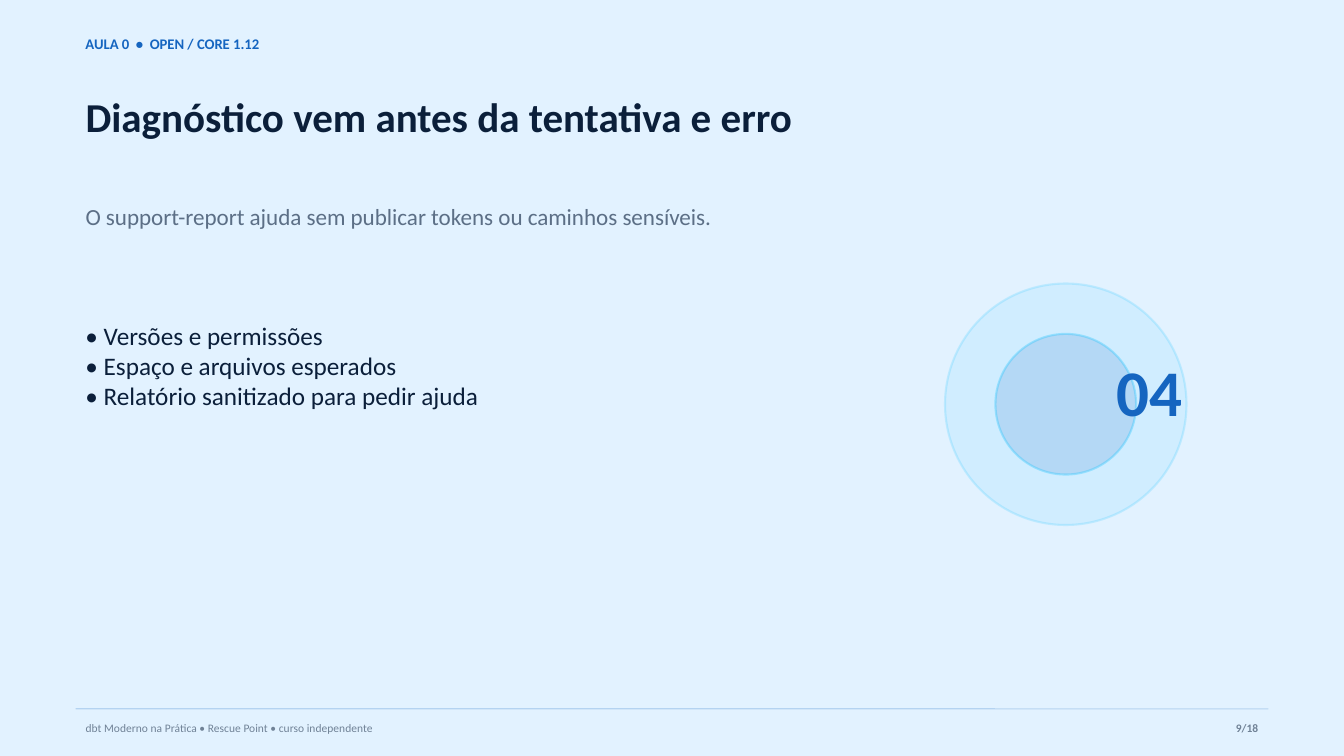
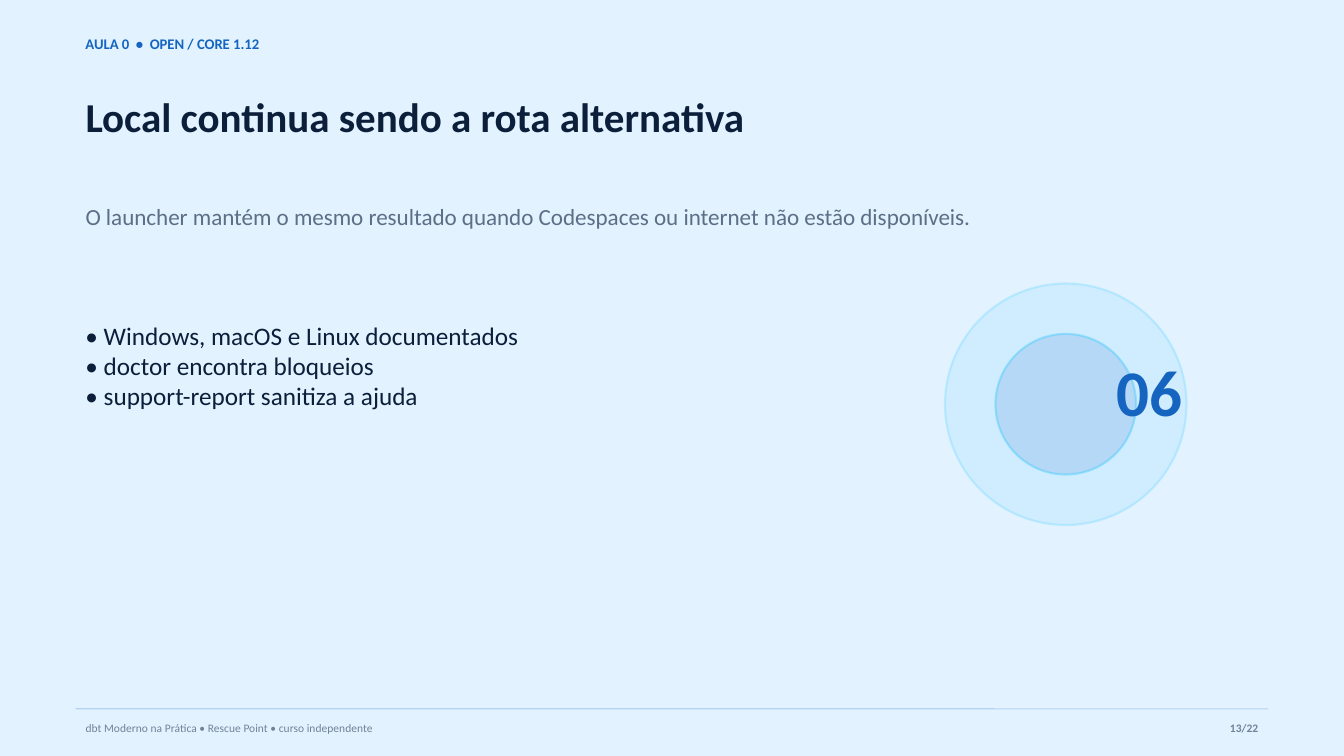
Before and after one commit to AnselmoBorges/dbt-moderno-na-pratica, a slide deck: slide 13 of assets/decks/aula-00-ambiente.pptx (slide 9 before the commit). Drawn at 1344x756 pixels with LibreOffice and Linux fonts; fonts in the diff are those of the drawing. Boxes give left, top, right and bottom in pixels: in the first picture for what was removed or moved away, otherwise in the second. Text is boxed around its words. In the diff, an @@ line names an element or a change of style, - is before the commit and + after.

Commit message:
feat: recomenda Codespaces na aula zero

```diff
--- a/assets/decks/aula-00-ambiente.pptx
+++ b/assets/decks/aula-00-ambiente.pptx
@@ text at <box>86,103,744,133</box>: text changed @@
-Diagnóstico vem antes da tentativa e erro
+Local continua sendo a rota alternativa
@@ text at <box>86,209,970,229</box>: text changed @@
-O support-report ajuda sem publicar tokens ou caminhos sensíveis.
+O launcher mantém o mesmo resultado quando Codespaces ou internet não estão disponíveis.
@@ text at <box>104,327,518,410</box>: text changed @@
-• Versões e permissões
-• Espaço e arquivos esperados
-• Relatório sanitizado para pedir ajuda
+• Windows, macOS e Linux documentados
+• doctor encontra bloqueios
+• support-report sanitiza a ajuda
@@ text at <box>1117,362,1183,432</box>: text changed @@
-04
+06
@@ text at <box>1230,724,1258,732</box>: text changed @@
-9/18
+13/22
```
Also in this commit, not shown: 16 other slides changed, 5 slides added, 1 slide removed, 22 other files.
